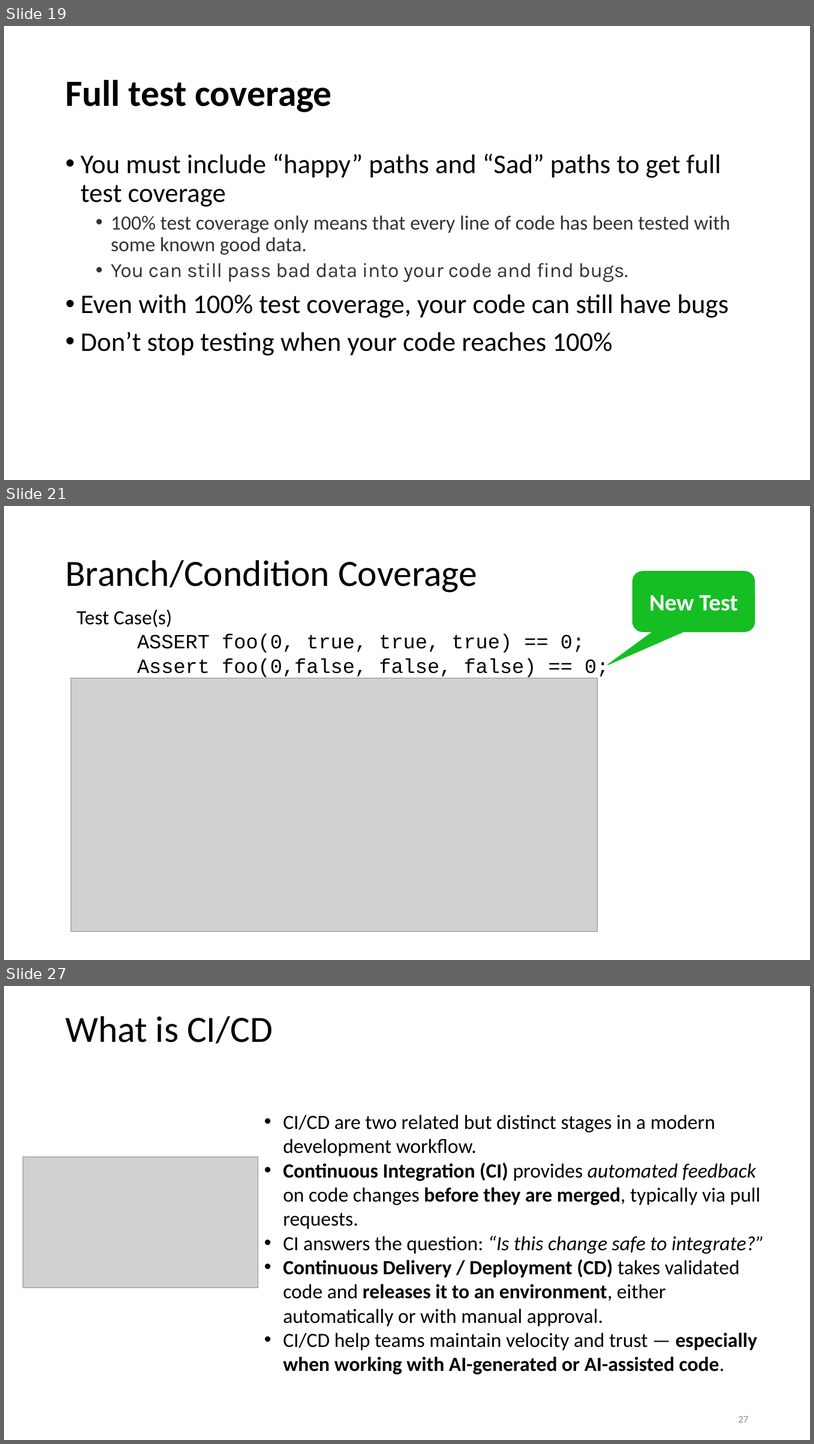
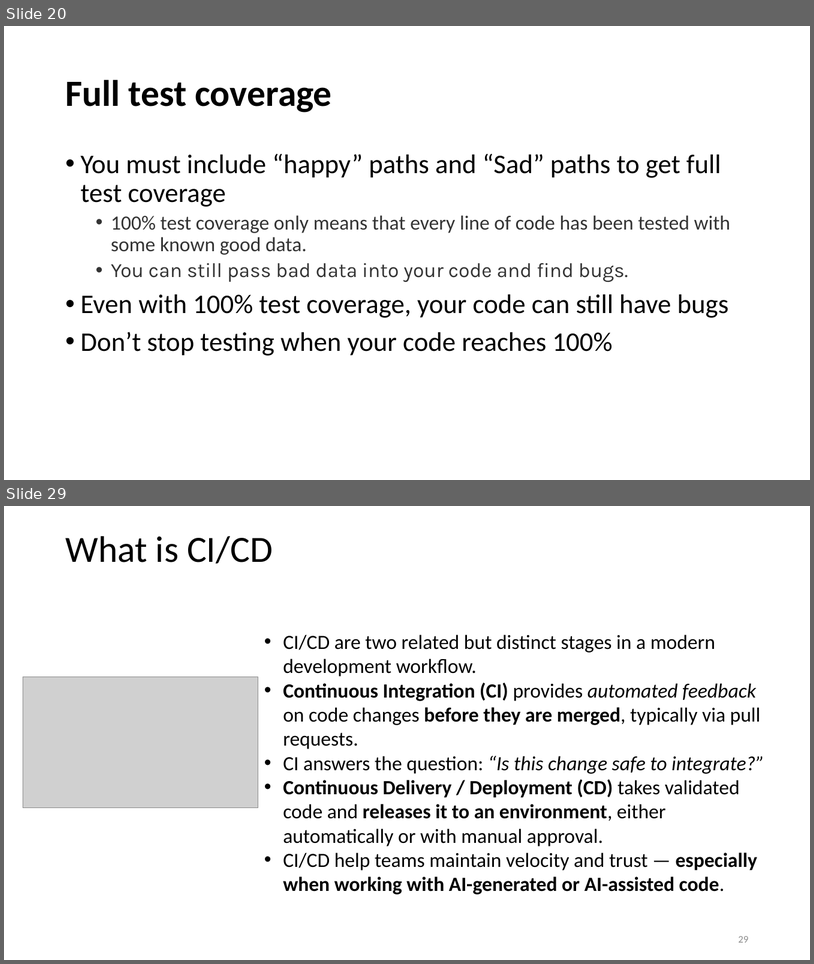
Before and after one commit to johnxu21/johnxu21.github.io, a slide deck: teaching/CS472/Timetable/Software-Testing-and-CI.pptx. Shown one above the other, each under a label of ours: slides 19, 21 and 27 before the commit, slides 20 and 29 after it; the slides between them are not shown. The pictures are 814x1444 and 814x964 pixels, drawn with LibreOffice and Linux fonts; fonts in the diff are those of the drawing; grey boxes stand for pictures. Boxes give left, top, right and bottom in pixels: in the first picture for what was removed or moved away, otherwise in the second. Text is boxed around its words. In the diff, an @@ line names an element or a change of style, - is before the commit and + after.

```diff
--- a/teaching/CS472/Timetable/Software-Testing-and-CI.pptx
+++ b/teaching/CS472/Timetable/Software-Testing-and-CI.pptx
@@ slide 21 removed at <box>4,506,810,960</box>, background #FFFFFF @@
@@ title removed at <box>65,560,477,592</box> @@
-Branch/Condition Coverage
@@ rounded speech box removed at <box>633,571,755,631</box> @@
-New Test
@@ text removed at <box>77,609,609,678</box> @@
-Test Case(s)
-ASSERT foo(0, true, true, true) == 0;
-Assert foo(0,false, false, false) == 0;
@@ picture removed at <box>71,678,598,931</box> @@
@@ what was slide 19 is now slide 20 @@
@@ what was slide 27 is now slide 29 @@
@@ page number at <box>738,936,749,942</box>: text changed @@
-27
+29
```
Also in this commit, not shown: 5 slides changed, 13 slides added, 10 other slides removed, 3 other files.
